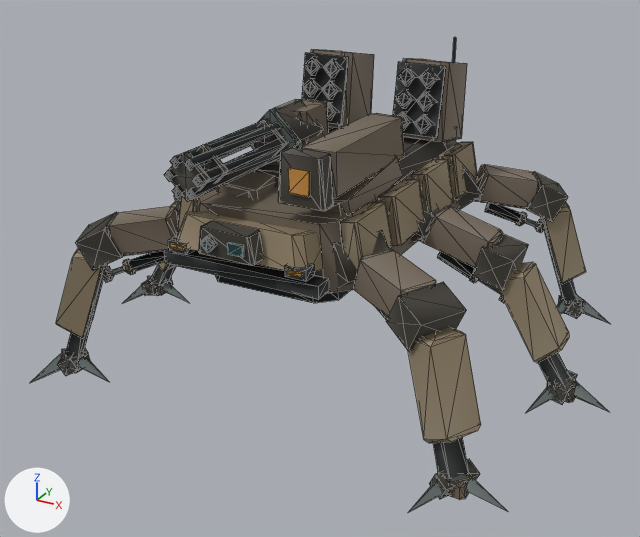
What one commit did to the glTF model assets/ridgeback-mech/mx06_d1_lod2.glb.
Rendered twice from a 50 mm lens placed at (4.77, -9.14, 5.56), pointed at (-0.02, -0.43, 1.21). The lights are fixed; the arrows at lower left show +X, +Y and +Z. The first picture is the older version. Mesh edges are drawn as thin lines. Where no turn or scale is listed for an object, it has been applied to the vertices. Vertices at exactly the same position are counted once.

The first picture shows 'MX06_STATIC'.
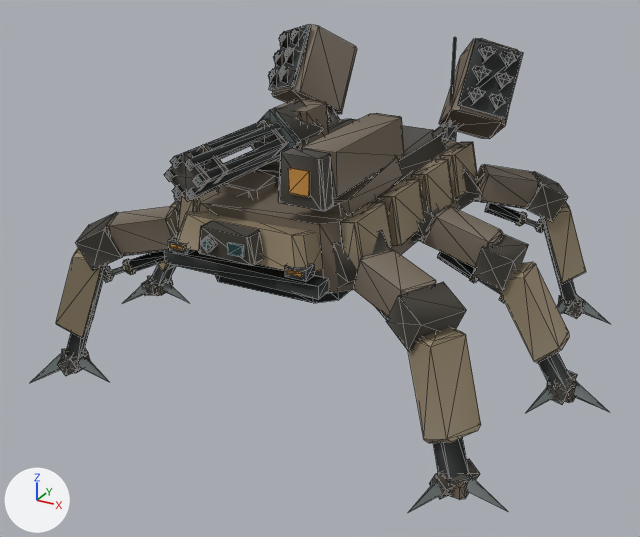
Changed parts and their boxes (x1, y1, x2, y2) in the pictures (640 x 537 px; the box of a moved part takes in the faces that stretch with it):
'MX06_STATIC', reshaped
    before: (30, 37, 610, 512)
    after: (30, 24, 610, 512)
part 1 of me_mesh_0, moved or reshaped
    before: (311, 49, 374, 128)
    after: (272, 24, 357, 114)
part 2 of me_mesh_0, moved or reshaped
    before: (302, 53, 348, 125)
    after: (268, 25, 311, 91)
part 3 of me_mesh_0, moved or reshaped
    before: (304, 81, 316, 94)
    after: (268, 69, 275, 80)
part 4 of me_mesh_0, moved or reshaped
    before: (306, 60, 317, 73)
    after: (279, 67, 286, 78)
part 5 of me_mesh_0, moved or reshaped
    before: (325, 61, 337, 75)
    after: (274, 50, 281, 62)
part 6 of me_mesh_0, moved or reshaped
    before: (323, 83, 335, 97)
    after: (284, 47, 292, 59)
part 7 of me_mesh_0, moved or reshaped (not visible before)
    after: (279, 32, 286, 43)
part 8 of me_mesh_0, moved or reshaped
    before: (403, 58, 467, 142)
    after: (439, 38, 518, 139)
part 9 of me_mesh_0, moved or reshaped
    before: (393, 62, 446, 138)
    after: (458, 38, 523, 119)
part 10 of me_mesh_0, moved or reshaped
    before: (418, 94, 431, 108)
    after: (470, 88, 483, 101)
part 11 of me_mesh_0, moved or reshaped
    before: (421, 71, 434, 85)
    after: (492, 94, 506, 107)
part 12 of me_mesh_0, moved or reshaped
    before: (399, 69, 412, 83)
    after: (476, 66, 489, 79)
part 13 of me_mesh_0, moved or reshaped
    before: (397, 92, 410, 106)
    after: (498, 73, 511, 86)
part 14 of me_mesh_0, moved or reshaped
    before: (416, 117, 429, 131)
    after: (481, 45, 494, 58)
part 15 of me_mesh_0, deleted
    before: (302, 57, 439, 134)
part 16 of me_mesh_0, added
    after: (269, 28, 340, 122)
part 17 of me_mesh_0, added
    after: (432, 45, 519, 141)

What changed in the scene script:
```text
Change me_mesh_0:
    remove me_mesh_0.from_pydata(...)  # 1804 vertices, 2920 faces; spans x -3.23..3.51, y -2.72..2.72, z 0.0..3.8
    add me_mesh_0.from_pydata(...)  # 1820 vertices, 2936 faces; spans x -3.23..3.51, y -2.72..2.72, z 0.0..3.81
    me_mesh_0 part 1: the loose piece of 16 vertices spanning x -1.0..-0.31, y 0.75..1.74, z 2.49..3.56 is multiplied about its middle by the matrix ((0.866, 0.492, -0.09), (-0.418, 0.811, 0.409), (0.274, -0.317, 0.908)), then moved by (-0.53, 0.3, 0.12)
    me_mesh_0 part 2: the loose piece of 8 vertices spanning x -0.95..-0.35, y 0.72..0.91, z 2.69..3.53 is multiplied about its middle by the matrix ((0.866, 0.492, -0.09), (-0.418, 0.811, 0.409), (0.274, -0.317, 0.908)), then moved by (-0.76, 0.42, 0.25)
    me_mesh_0 part 3: the loose piece of 10 vertices spanning x -0.87..-0.71, y 0.68..0.72, z 3.04..3.21 is multiplied about its middle by the matrix ((0.866, 0.492, -0.09), (-0.418, 0.811, 0.409), (0.274, -0.317, 0.908)), then moved by (-0.79, 0.36, 0.02)
    me_mesh_0 part 4: the loose piece of 10 vertices spanning x -0.87..-0.71, y 0.73..0.77, z 3.31..3.48 is multiplied about its middle by the matrix ((0.866, 0.492, -0.09), (-0.418, 0.811, 0.409), (0.274, -0.317, 0.908)), then moved by (-0.55, 0.2, -0.17)
    me_mesh_0 part 5: the loose piece of 10 vertices spanning x -0.59..-0.43, y 0.73..0.77, z 3.31..3.48 is multiplied about its middle by the matrix ((0.866, 0.492, -0.09), (-0.418, 0.811, 0.409), (0.274, -0.317, 0.908)), then moved by (-1.07, 0.46, -0.02)
    me_mesh_0 part 6: the loose piece of 10 vertices spanning x -0.59..-0.43, y 0.68..0.72, z 3.04..3.21 is multiplied about its middle by the matrix ((0.866, 0.492, -0.09), (-0.418, 0.811, 0.409), (0.274, -0.317, 0.908)), then moved by (-0.83, 0.39, 0.33)
    me_mesh_0 part 7: the loose piece of 10 vertices spanning x -0.87..-0.71, y 0.63..0.67, z 2.78..2.95 is multiplied about its middle by the matrix ((0.866, 0.492, -0.09), (-0.418, 0.811, 0.409), (0.274, -0.317, 0.908)), then moved by (-0.79, 0.71, 0.74)
    me_mesh_0 part 8: the loose piece of 16 vertices spanning x 0.31..1.0, y 0.75..1.74, z 2.49..3.56 is multiplied about its middle by the matrix ((0.866, -0.492, 0.09), (0.418, 0.811, 0.409), (-0.274, -0.317, 0.908)), then moved by (0.53, 0.3, 0.12)
    me_mesh_0 part 9: the loose piece of 8 vertices spanning x 0.35..0.95, y 0.72..0.91, z 2.69..3.53 is multiplied about its middle by the matrix ((0.866, -0.492, 0.09), (0.418, 0.811, 0.409), (-0.274, -0.317, 0.908)), then moved by (0.76, 0.42, 0.25)
    me_mesh_0 part 10: the loose piece of 10 vertices spanning x 0.71..0.87, y 0.68..0.72, z 3.04..3.21 is multiplied about its middle by the matrix ((0.866, -0.492, 0.09), (0.418, 0.811, 0.409), (-0.274, -0.317, 0.908)), then moved by (0.55, 0.24, 0.1)
    me_mesh_0 part 11: the loose piece of 10 vertices spanning x 0.71..0.87, y 0.73..0.77, z 3.31..3.48 is multiplied about its middle by the matrix ((0.866, -0.492, 0.09), (0.418, 0.811, 0.409), (-0.274, -0.317, 0.908)), then moved by (0.79, 0.31, -0.24)
    me_mesh_0 part 12: the loose piece of 10 vertices spanning x 0.43..0.59, y 0.73..0.77, z 3.31..3.48 is multiplied about its middle by the matrix ((0.866, -0.492, 0.09), (0.418, 0.811, 0.409), (-0.274, -0.317, 0.908)), then moved by (0.83, 0.34, 0.06)
    me_mesh_0 part 13: the loose piece of 10 vertices spanning x 0.43..0.59, y 0.68..0.72, z 3.04..3.21 is multiplied about its middle by the matrix ((0.866, -0.492, 0.09), (0.418, 0.811, 0.409), (-0.274, -0.317, 0.908)), then moved by (1.07, 0.51, 0.25)
    me_mesh_0 part 14: the loose piece of 10 vertices spanning x 0.71..0.87, y 0.63..0.67, z 2.78..2.95 is multiplied about its middle by the matrix ((0.866, -0.492, 0.09), (0.418, 0.811, 0.409), (-0.274, -0.317, 0.908)), then moved by (0.55, 0.59, 0.82)
    me_mesh_0 part 15: 13 loose pieces with 130 vertices, spanning x -0.91..0.91, y 0.63..0.89, z 2.73..3.51, are deleted
    me_mesh_0 part 16: 68 vertices added at x -1.67..-0.66, y 0.88..1.53, z 2.46..3.75
    me_mesh_0 part 17: 68 vertices added at x 0.66..1.67, y 0.88..1.53, z 2.46..3.75
    other edits to the shape of me_mesh_0 do not show in these pictures
```
